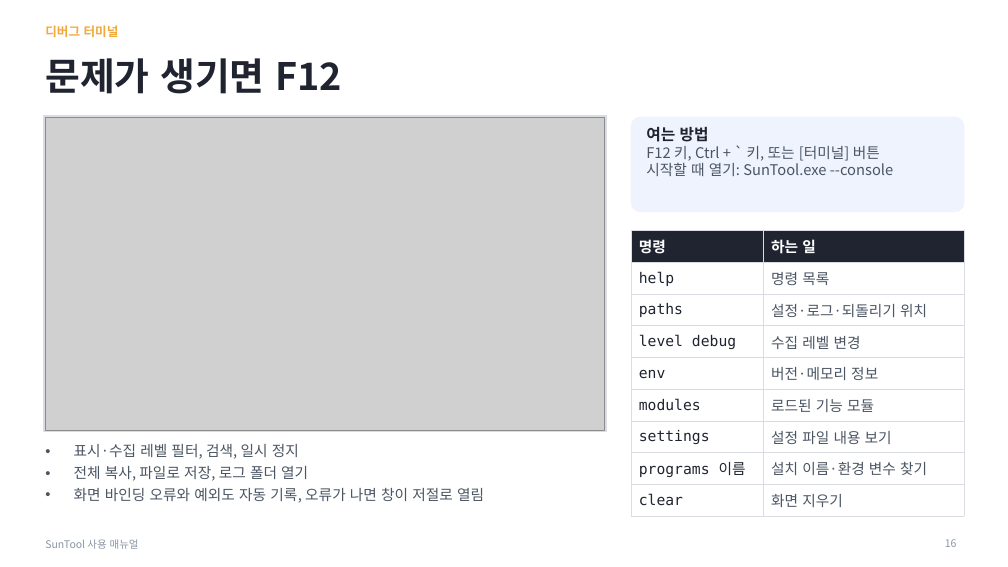
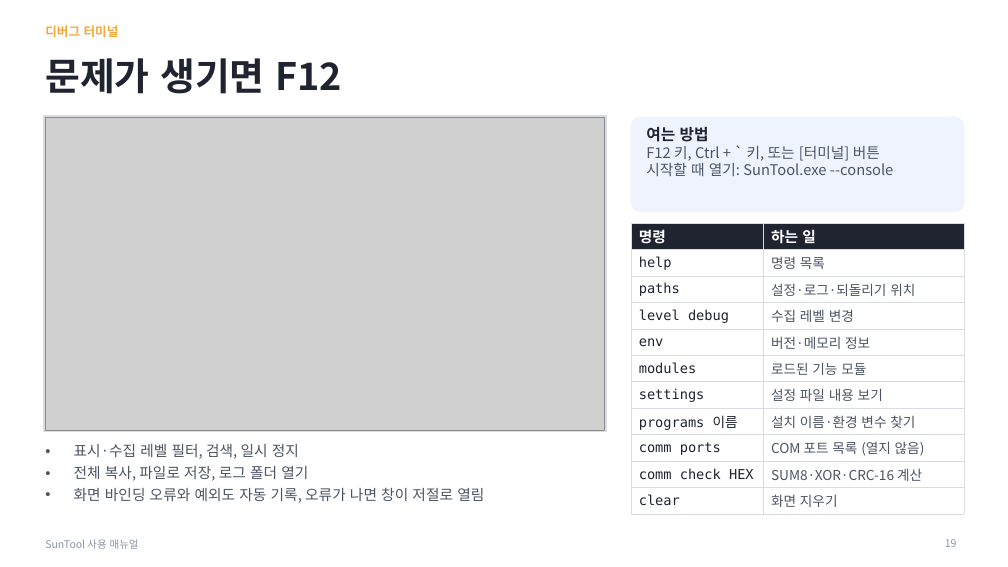
Before and after one commit to MiniSG/SunTool, a slide deck: slide 19 of docs/SunTool_사용매뉴얼.pptx (slide 16 before the commit). Drawn at 1008x567 pixels with LibreOffice and Linux fonts; fonts in the diff are those of the drawing; grey boxes stand for pictures. Boxes give left, top, right and bottom in pixels: in the first picture for what was removed or moved away, otherwise in the second. Text is boxed around its words. In the diff, an @@ line names an element or a change of style, - is before the commit and + after.

```diff
--- a/docs/SunTool_사용매뉴얼.pptx
+++ b/docs/SunTool_사용매뉴얼.pptx
@@ table at (631,223,964,511) @@
+row 9: comm ports | COM 포트 목록 (열지 않음)
+row 10: comm check HEX | SUM8·XOR·CRC-16 계산
@@ table: place and size @@
-table at (631,231,964,511)
+table at (631,223,964,511)
```
Also in this commit, not shown: 11 other slides changed, 3 slides added, 29 other files.
